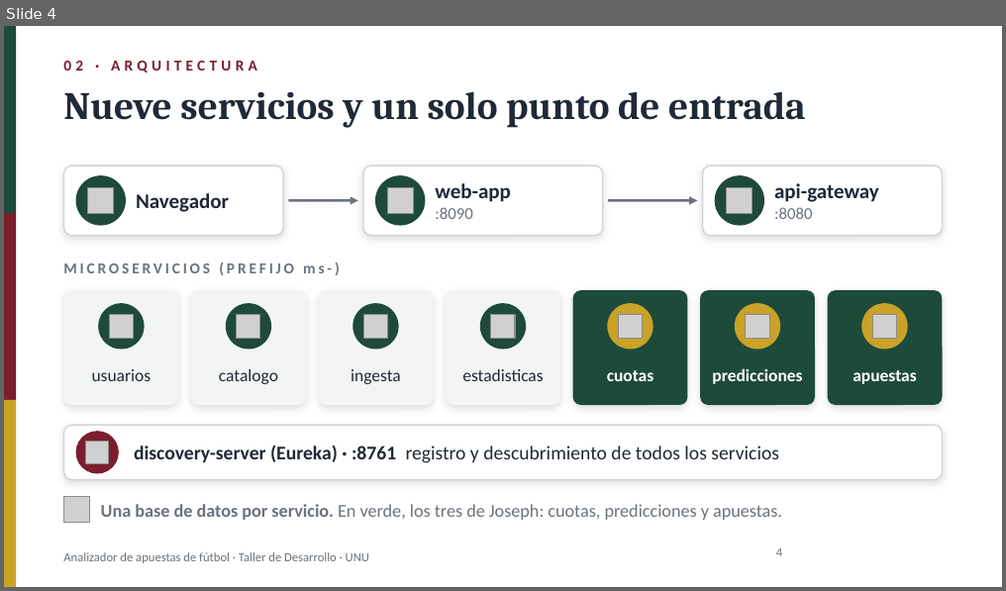
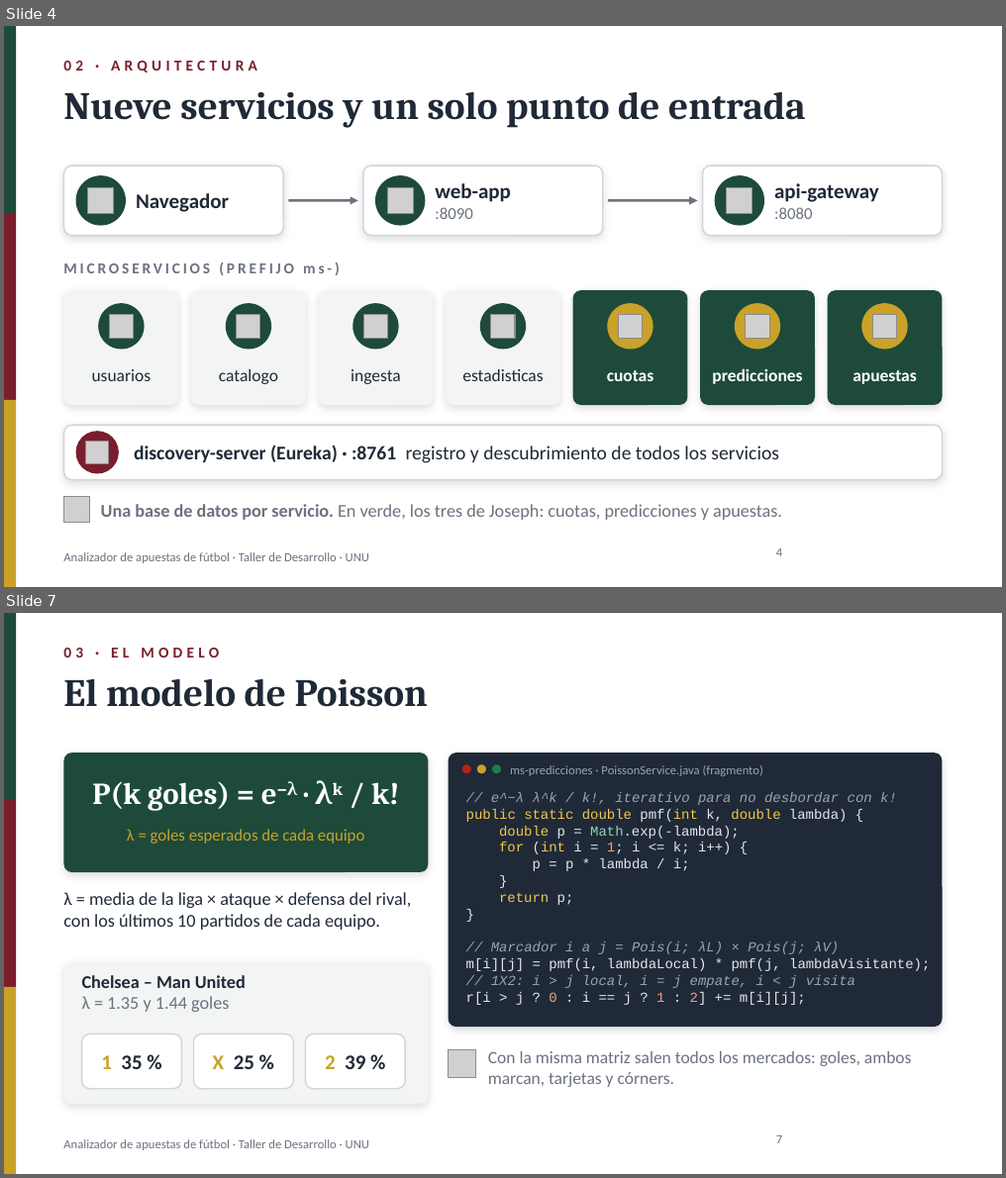
Before and after one commit to Renindstone/app-apuestas-universidad, a slide deck: docs/PresentacionApuestas_2nov2026.pptx. Shown one above the other, each under a label of ours: slide 4 before the commit, slides 4 and 7 after it; the slides between them are not shown. The pictures are 1006x591 and 1006x1178 pixels, drawn with LibreOffice and Linux fonts; fonts in the diff are those of the drawing; grey boxes stand for pictures; background and template pictures are left out. Boxes give left, top, right and bottom in pixels: in the first picture for what was removed or moved away, otherwise in the second. Text is boxed around its words. In the diff, an @@ line names an element or a change of style, - is before the commit and + after.

```diff
--- a/docs/PresentacionApuestas_2nov2026.pptx
+++ b/docs/PresentacionApuestas_2nov2026.pptx
@@ slide 7 added at <box>4,613,1002,1174</box>, background #FFFFFF; not listed: 4 template elements that a slide beside it also shows @@
@@ text added at <box>63,648,219,658</box>, 11 pt, text #7A1E2D, bold @@
+03 · EL MODELO
@@ text added at <box>63,678,428,707</box>, 28 pt, text #1F2937, bold @@
+El modelo de Poisson
@@ rounded rectangle added at <box>63,753,428,872</box>, fill #1E4A3A @@
@@ rounded rectangle added at <box>449,753,943,1027</box>, fill #1F2937 @@
@@ text added at <box>92,780,399,811</box>, 22 pt, text #FFFFFF, bold @@
+P(k goles) = e−λ · λk / k!
@@ ellipse added at <box>462,764,471,773</box>, fill #B42318 @@
@@ ellipse added at <box>477,764,486,773</box>, fill #C9A227 @@
@@ ellipse added at <box>492,764,501,773</box>, fill #1B7F4B @@
@@ text added at <box>510,765,763,776</box>, 9 pt, text #9CA3AF @@
+ms-predicciones · PoissonService.java (fragmento)
@@ text added at <box>466,792,930,1005</box>, 10 pt, text #E5E7EB @@
+// e^−λ λ^k / k!, iterativo para no desbordar con k!
+public static double pmf(int k, double lambda) {
+double p = Math.exp(-lambda);
+for (int i = 1; i <= k; i++) {
+p = p * lambda / i;
+}
+return p;
+}
+// Marcador i a j = Pois(i; λL) × Pois(j; λV)
+m[i][j] = pmf(i, lambdaLocal) * pmf(j, lambdaVisitante);
+// 1X2: i > j local, i = j empate, i < j visita
+r[i > j ? 0 : i == j ? 1 : 2] += m[i][j];
@@ text added at <box>127,829,364,844</box>, 12 pt, text #C9A227 @@
+λ = goles esperados de cada equipo
@@ text added at <box>63,892,412,930</box>, 13 pt, text #1F2937 @@
+λ = media de la liga × ataque × defensa del rival, con los últimos 10 partidos de cada equipo.
@@ rounded rectangle added at <box>63,962,428,1104</box>, fill #F3F5F4 @@
@@ text added at <box>82,975,246,1012</box>, 13 pt, text #1F2937, bold @@
+Chelsea – Man United
+λ = 1.35 y 1.44 goles
@@ rounded rectangle added at <box>82,1034,181,1089</box>, fill #FFFFFF, outline #D1D5DB 1 pt @@
@@ text added at <box>101,1056,142,1069</box>, 15 pt, text #1F2937, bold @@
+1 35 %
@@ rounded rectangle added at <box>194,1034,293,1089</box>, fill #FFFFFF, outline #D1D5DB 1 pt @@
@@ text added at <box>213,1056,254,1069</box>, 15 pt, text #1F2937, bold @@
+X 25 %
@@ rounded rectangle added at <box>305,1034,405,1089</box>, fill #FFFFFF, outline #D1D5DB 1 pt @@
@@ text added at <box>325,1056,365,1069</box>, 15 pt, text #1F2937, bold @@
+2 39 %
@@ picture added at <box>449,1051,476,1078</box> @@
@@ text added at <box>488,1052,912,1087</box>, 12.5 pt, text #6B7280 @@
+Con la misma matriz salen todos los mercados: goles, ambos marcan, tarjetas y córners.
@@ page number added at <box>776,1136,782,1144</box>, 9 pt, text #6B7280 @@
+7
```
Also in this commit, not shown: 8 slides changed, 5 other slides added, 1 other file.
